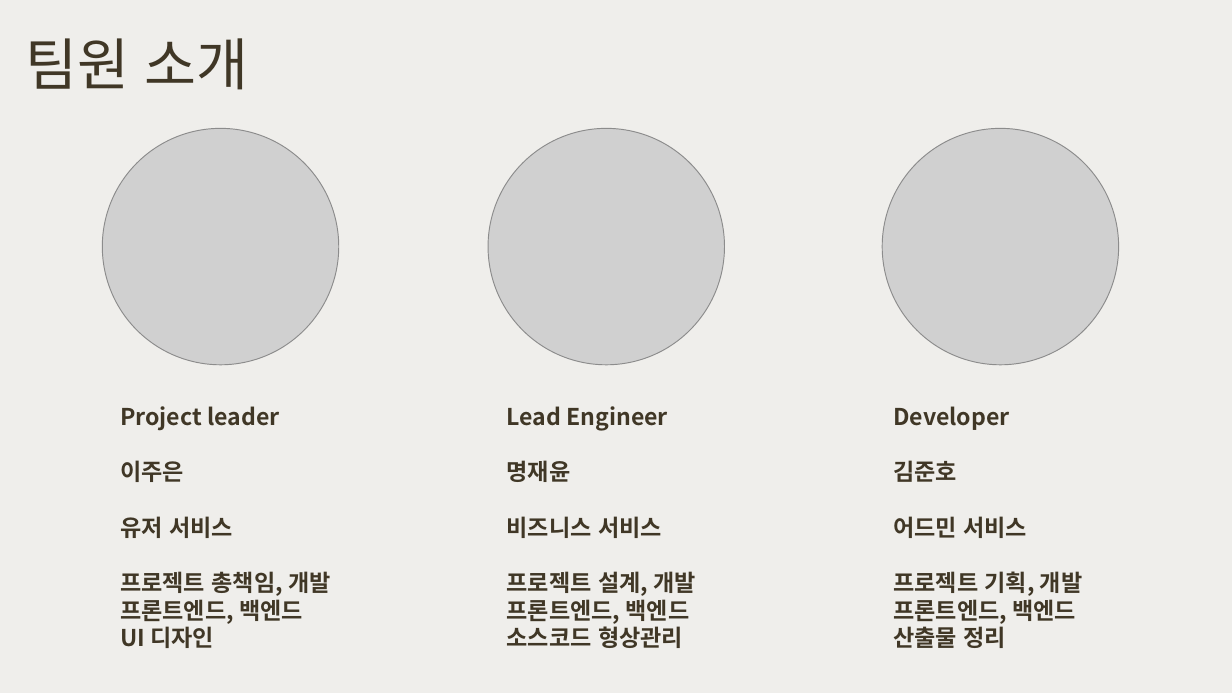
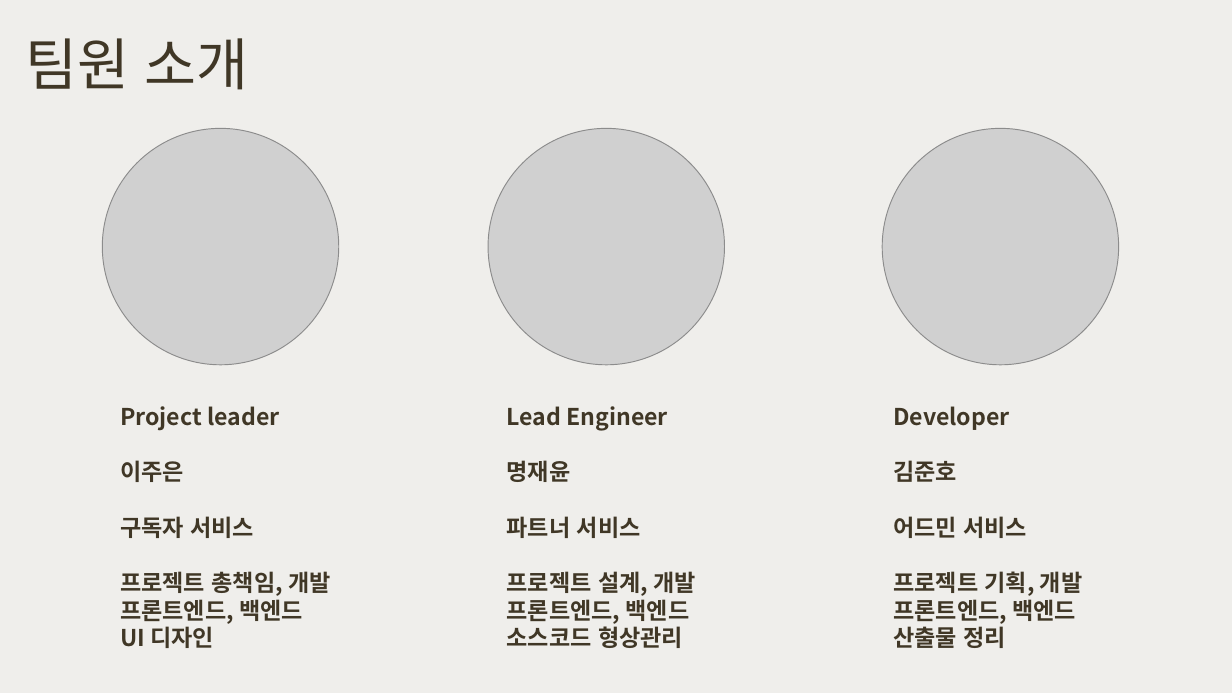
Before and after one commit to happyjane210/GIT2021-working, a slide deck: slide 15 of 9-project/1. 프로젝트 기획/주간 커-피 (초안).pptx. Drawn at 1232x693 pixels with LibreOffice and Linux fonts; fonts in the diff are those of the drawing; grey boxes stand for pictures. Boxes give left, top, right and bottom in pixels: in the first picture for what was removed or moved away, otherwise in the second. Text is boxed around its words. In the diff, an @@ line names an element or a change of style, - is before the commit and + after.

```diff
--- a/9-project/1. 프로젝트 기획/주간 커-피 (초안).pptx
+++ b/9-project/1. 프로젝트 기획/주간 커-피 (초안).pptx
@@ text at (120,516,254,538): text changed @@
-유저 서비스
+구독자 서비스
@@ text at (507,516,641,538): text changed @@
-비즈니스 서비스
+파트너 서비스
```
Also in this commit, not shown: 8 other slides changed, 1 slide added, 1 slide removed, 4 other files.
